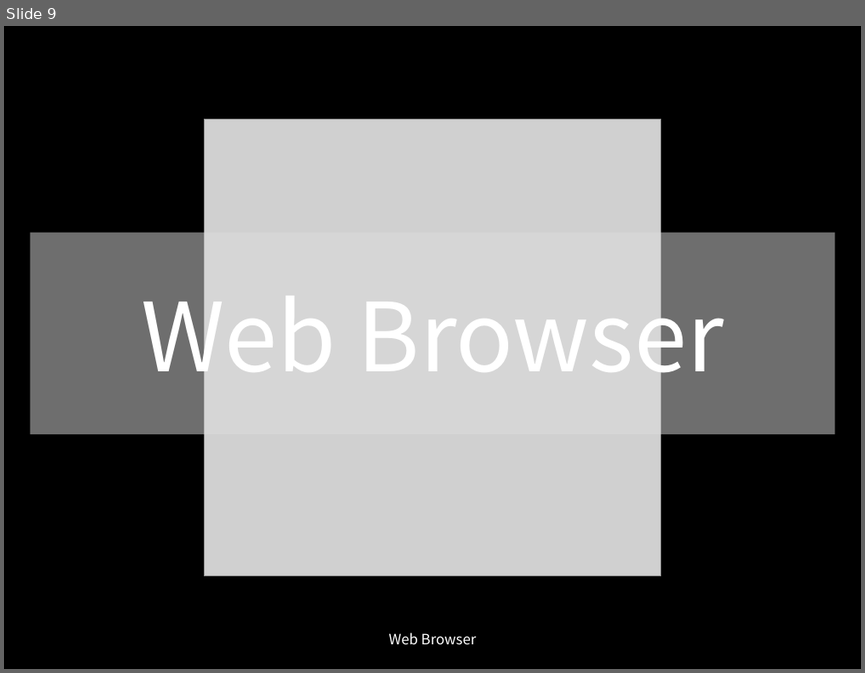
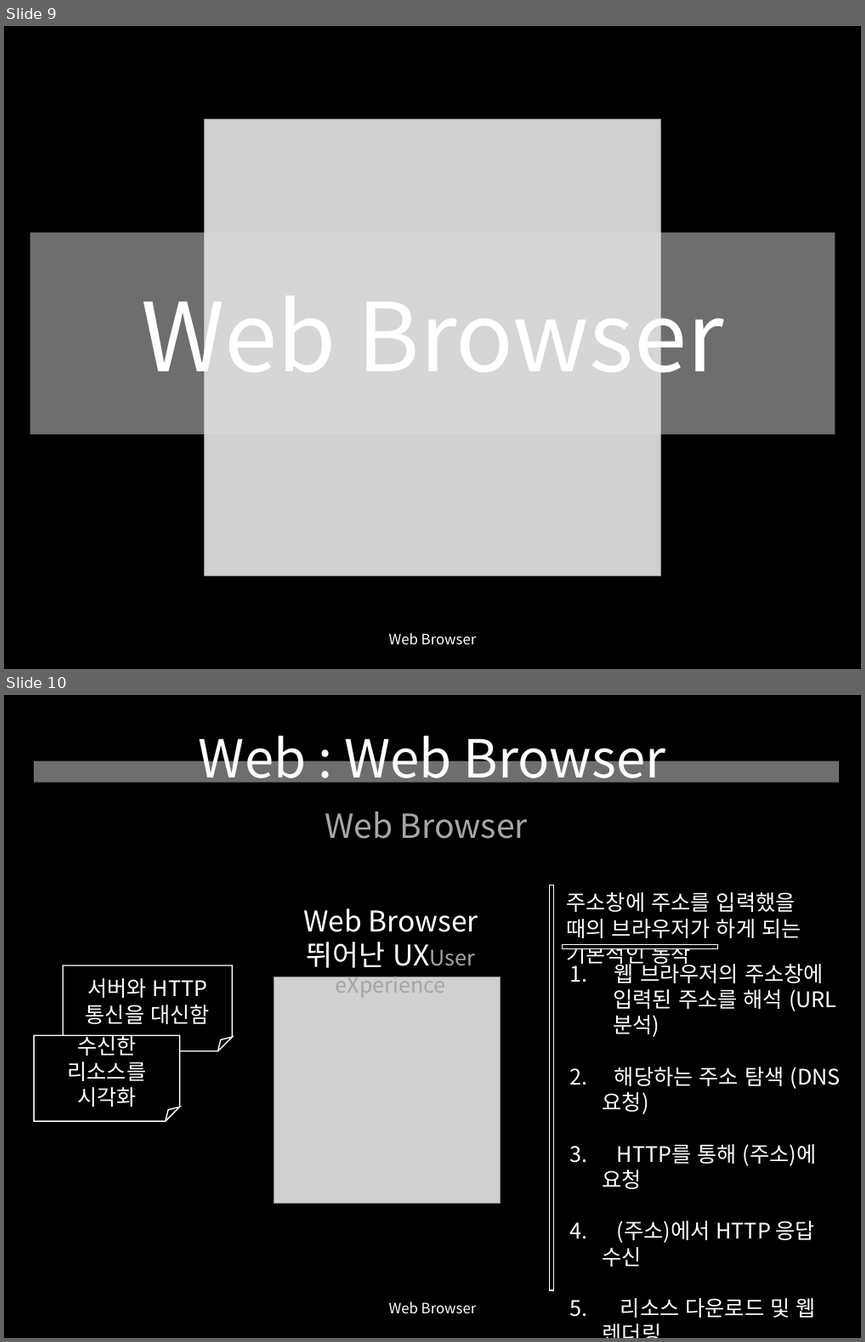
Before and after one commit to yusooo/Hacking, a slide deck: 웹해킹 정리.pptx. Shown one above the other, each under a label of ours: slide 9 before the commit, slides 9 and 10 after it. The pictures are 865x673 and 865x1342 pixels, drawn with LibreOffice and Linux fonts; fonts in the diff are those of the drawing; grey boxes stand for pictures. Boxes give left, top, right and bottom in pixels: in the first picture for what was removed or moved away, otherwise in the second. Text is boxed around its words. In the diff, an @@ line names an element or a change of style, - is before the commit and + after.

```diff
--- a/웹해킹 정리.pptx
+++ b/웹해킹 정리.pptx
@@ slide 10 added at (4, 695, 861, 1338), background #000000 @@
@@ title added at (199, 736, 666, 839), 44.1 pt, text #FFFFFF @@
+Web : Web Browser
+Web Browser
@@ rectangle added at (34, 761, 839, 783), fill #DDDDDD at 50% opacity @@
@@ rectangle added at (550, 885, 554, 1290), fill #000000, outline #FFFFFF 1 pt @@
@@ text added at (567, 892, 800, 967), 18 pt, text #FFFFFF @@
+주소창에 주소를 입력했을 때의 브라우저가 하게 되는 기본적인 동작
@@ text added at (303, 908, 478, 997), 24 pt, text #FFFFFF @@
+Web Browser
+뛰어난 UXUser eXperience
@@ rectangle added at (562, 944, 718, 948), fill #000000, outline #FFFFFF 1 pt @@
@@ folded corner added at (64, 965, 232, 1050), fill #000000, outline #FFFFFF 1 pt, 18 pt, text #FFFFFF @@
+서버와 HTTP 통신을 대신함
@@ text added at (602, 959, 840, 1317), 18 pt, text #FFFFFF @@
+1. 웹 브라우저의 주소창에
+  입력된 주소를 해석 (URL 분석)
+2. 해당하는 주소 탐색 (DNS 요청)
+3. HTTP를 통해 (주소)에 요청
+4. (주소)에서 HTTP 응답 수신
+5. 리소스 다운로드 및 웹 렌더링
+   HTML, CSS, JAVASCRIPT
@@ picture added at (274, 977, 500, 1203) @@
@@ folded corner added at (34, 1035, 180, 1121), fill #000000, outline #FFFFFF 1 pt, 18 pt, text #FFFFFF @@
+수신한 리소스를 시각화
@@ text added at (389, 1301, 477, 1314), 12 pt, text #FFFFFF @@
+Web Browser
```
Also in this commit, not shown: 2 slides changed, 4 other slides added.
